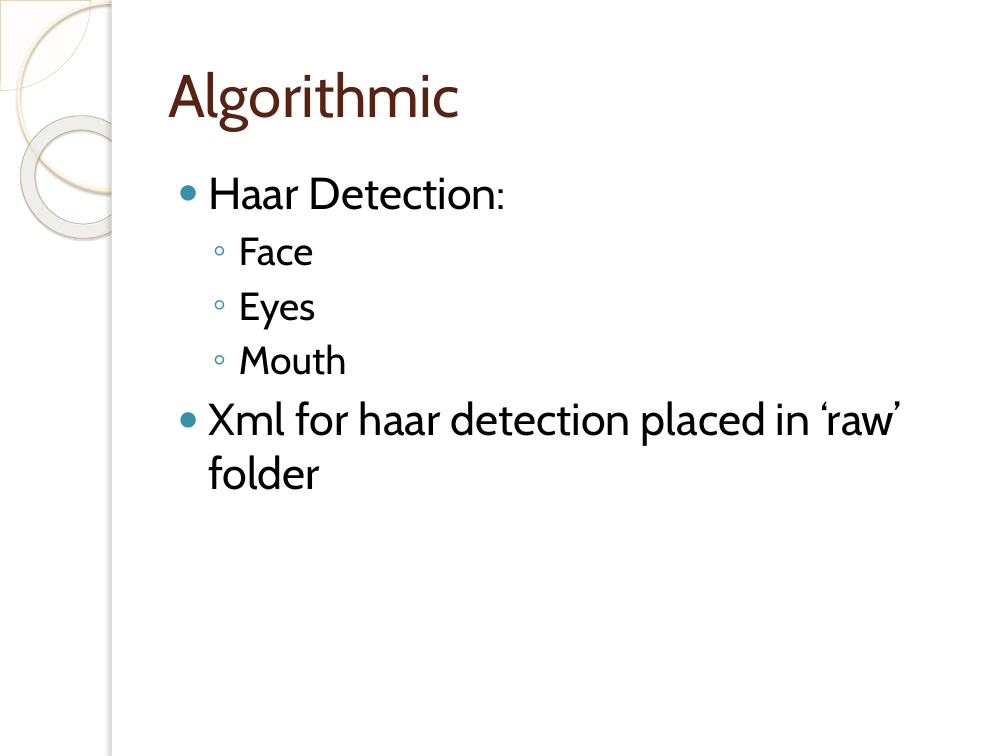
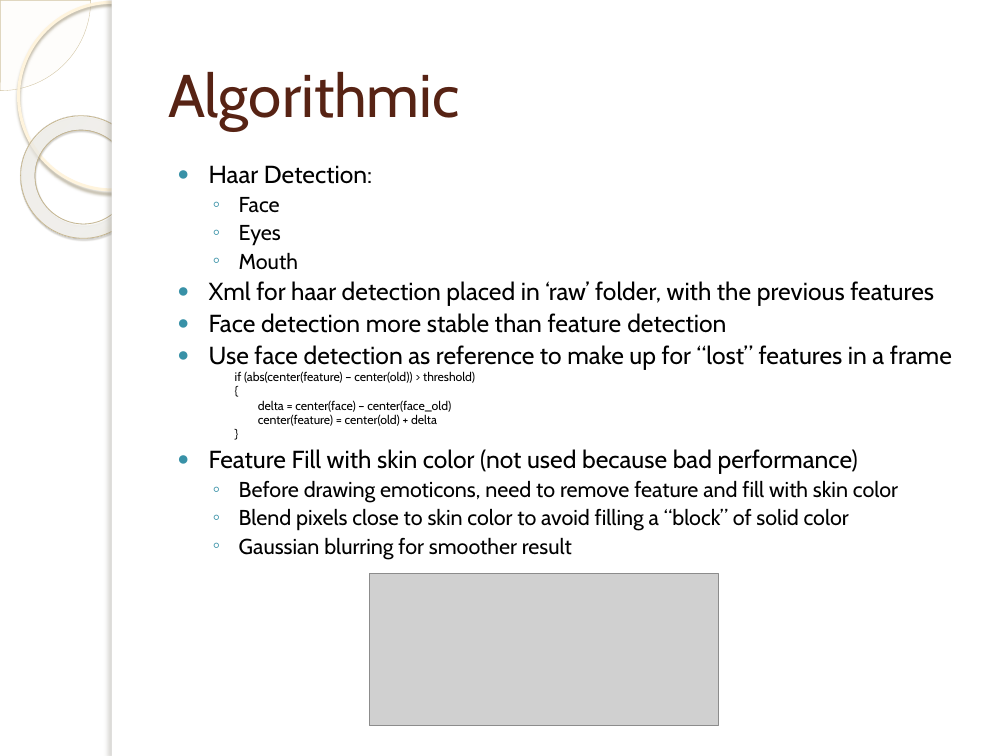
Before and after one commit to desperado1992/ivandroid, a slide deck: slide 7 of Presentacion/doc/EMOTICONIZER.pptx. Drawn at 1008x756 pixels with LibreOffice and Linux fonts; fonts in the diff are those of the drawing; grey boxes stand for pictures; background and template pictures are left out. Boxes give left, top, right and bottom in pixels: in the first picture for what was removed or moved away, otherwise in the second. Text is boxed around its words. In the diff, an @@ line names an element or a change of style, - is before the commit and + after.

```diff
--- a/Presentacion/doc/EMOTICONIZER.pptx
+++ b/Presentacion/doc/EMOTICONIZER.pptx
@@ text at (209, 165, 372, 270): size 32 to 17.6 pt in "Haar Detection:"; size 28 to 15.4 pt in "Face", "Eyes", "Mouth"; line spacing 1 to 0.8 @@
@@ text at (209, 281, 952, 559): text changed; size 32 to 17.6 pt @@
-● Xml for haar detection placed in ‘raw’ folder
+● Xml for haar detection placed in ‘raw’ folder, with the previous features
+● Face detection more stable than feature detection
+● Use face detection as reference to make up for “lost” features in a frame
+    if (abs(center(feature) – center(old)) > threshold)
+    {
+      delta = center(face) – center(face_old)
+      center(feature) = center(old) + delta
+    }
+● Feature Fill with skin color (not used because bad performance)
+  ◦ Before drawing emoticons, need to remove feature and fill with skin color
+  ◦ Blend pixels close to skin color to avoid filling a “block” of solid color
+  ◦ Gaussian blurring for smoother result
@@ picture added at (369, 574, 718, 726) @@
```
Also in this commit, not shown: 5 other slides changed, 4 slides added, 1 slide removed.
